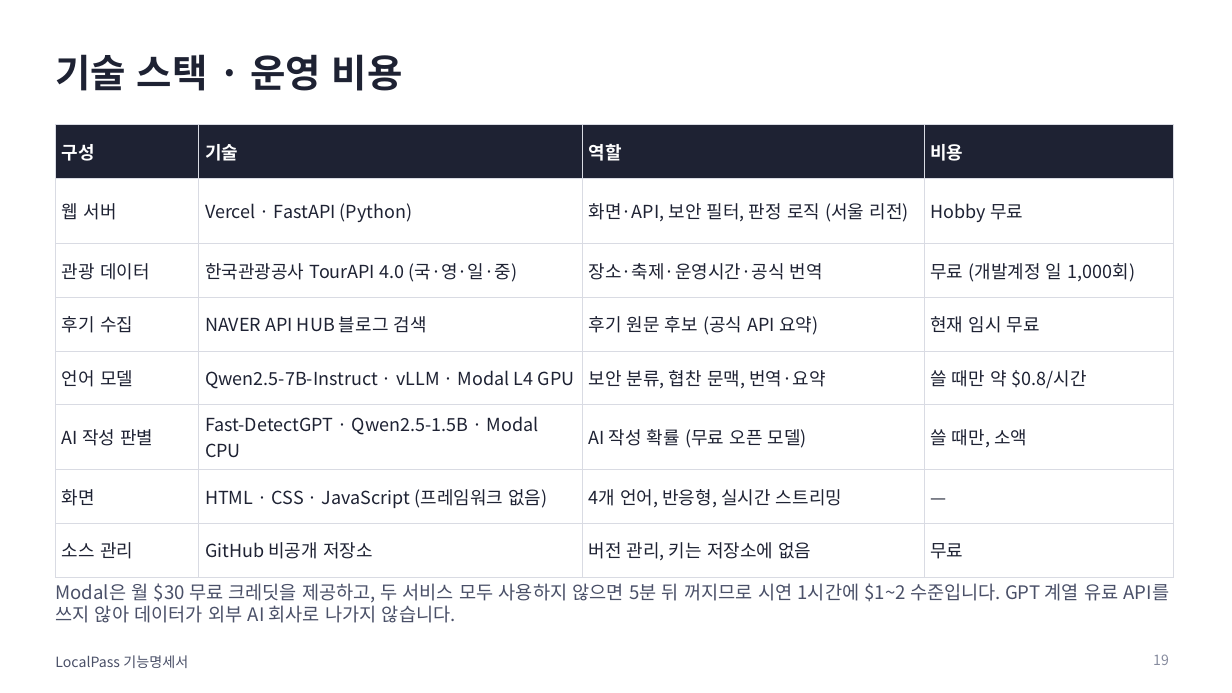
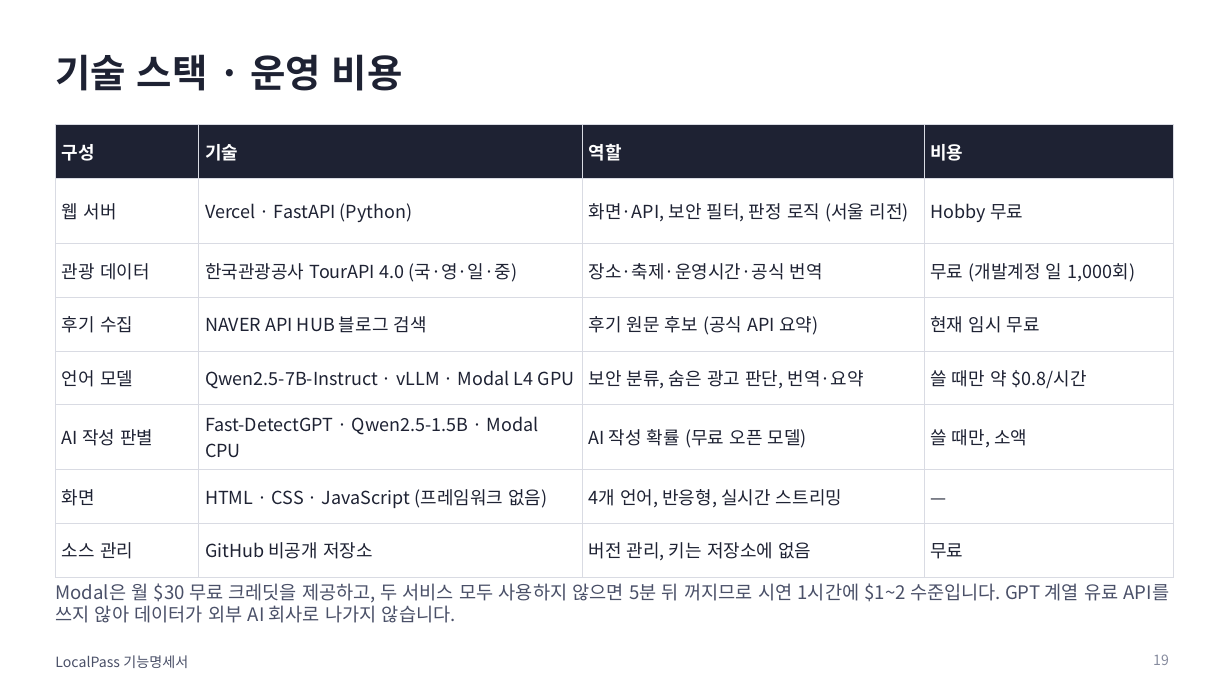
Before and after one commit to 55wind/localpass, a slide deck: slide 19 of docs/LocalPass_기능명세서.pptx. Drawn at 1232x693 pixels with LibreOffice and Linux fonts; fonts in the diff are those of the drawing. Boxes give left, top, right and bottom in pixels: in the first picture for what was removed or moved away, otherwise in the second. Text is boxed around its words. In the diff, an @@ line names an element or a change of style, - is before the commit and + after.

```diff
--- a/docs/LocalPass_기능명세서.pptx
+++ b/docs/LocalPass_기능명세서.pptx
@@ table at [55, 125, 1174, 565] @@
-row 5, column 3: 보안 분류, 협찬 문맥, 번역·요약
+row 5, column 3: 보안 분류, 숨은 광고 판단, 번역·요약
```
Also in this commit, not shown: 9 other slides changed, 5 other files.
